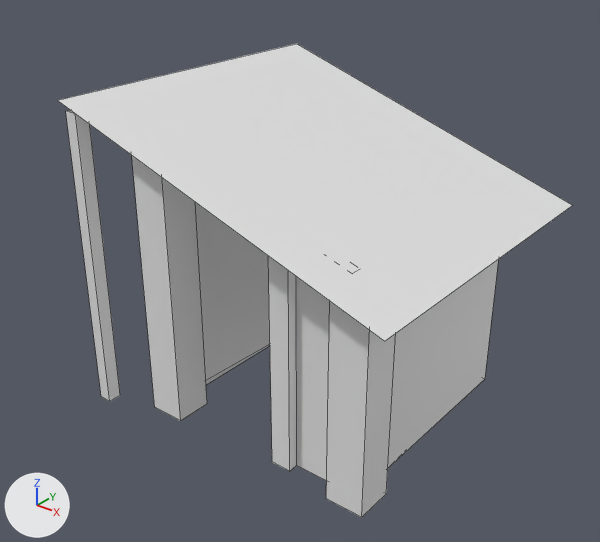
An edit to the FBX model Assets/Assets/Meshes/Agriculture_Diorama/SM_Shed_01.fbx, drawn before and after from the same camera.
Before and after are seen from a camera (50 mm lens) standing at (-2.696, 3.535, 0.56) and looking at (-3.232, 4.206, 0.145). Lighting does not change. The marker at lower left points along +X, +Y and +Z. The older version comes first. Mesh edges are drawn as thin lines. Where no turn or scale is listed for an object, it has been applied to the vertices.

The first picture shows 'niche'.
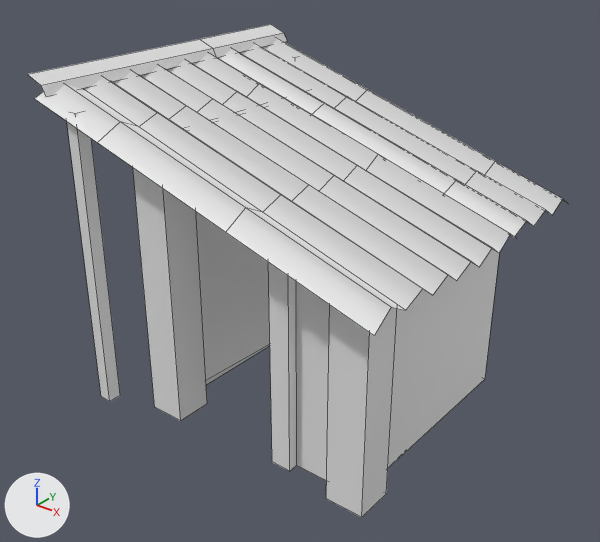
Boxes (x1, y1, x2, y2) around the edits, measured in the pictures (600 x 542 px):
```json
{"object": "niche", "change": "reshaped", "before": [57, 44, 573, 517], "after": [28, 24, 567, 517]}
{"part": 1, "of": "me_plane_031", "change": "rebuilt", "before": [57, 44, 573, 341], "after": [34, 53, 516, 336], "on screen": "7% narrower"}
{"part": 2, "of": "me_plane_031", "change": "added", "after": [217, 38, 567, 238]}
{"part": 3, "of": "me_plane_031", "change": "added", "after": [28, 24, 287, 97]}
```

Scene script edits in JSON lines:
```json
{"block": "me_plane_031", "where": "# used by ob_niche; location = (-3.212, 4.224, 0.163)"}
{"block": "me_plane_031", "where": "# verts and faces of me_plane_031; kept vertices keep their numbers, new ones are numbered from 68"}
{"op": "remove", "block": "me_plane_031", "code": "me_plane_031.from_pydata(...)  # 68 vertices, 45 faces; spans x -0.2..0.204, y -0.189..0.199, z -0.182..0.185"}
{"op": "add", "block": "me_plane_031", "code": "me_plane_031.from_pydata(...)  # 153 vertices, 102 faces; spans x -0.243..0.2, y -0.197..0.198, z -0.182..0.206"}
{"block": "me_plane_031", "change": "me_plane_031 part 1: the loose piece of 4 vertices spanning x -0.2..0.204, y -0.189..0.199, z 0.051..0.185 is rebuilt with 52 vertices and now spans x -0.234..0.2, y -0.197..0.067, z 0.052..0.198"}
{"block": "me_plane_031", "change": "me_plane_031 part 2: a new loose piece of 28 vertices spanning x -0.232..0.2, y 0.057..0.197, z 0.052..0.196, in mat_m_gradient_011 (its picture is missing)"}
{"block": "me_plane_031", "change": "me_plane_031 part 3"}
{"op": "add", "block": "me_plane_031", "code": "verts[68] = (-0.243, -0.191, 0.206)  # pixel (27, 74)"}
{"op": "add", "block": "me_plane_031", "code": "verts[69] = (-0.243, 0.061, 0.206)  # pixel (199, 39)"}
{"op": "add", "block": "me_plane_031", "code": "verts[70] = (-0.243, 0.198, 0.206)  # pixel (271, 24)"}
{"op": "add", "block": "me_plane_031", "code": "for new, old in zip([71, 72, 73], [68, 69, 70]): verts[new] = verts[old] + (0.021, 0.0, -0.009)"}
{"op": "add", "block": "me_plane_031", "code": "for new, old in zip([74, 75, 76], [71, 72, 73]): verts[new] = verts[old] + (0.006, 0.0, -0.011)"}
{"op": "add", "block": "me_plane_031", "code": "faces += [(68, 71, 72, 69), (71, 74, 75, 72), (72, 75, 76, 73), (69, 72, 73, 70)]"}
```
